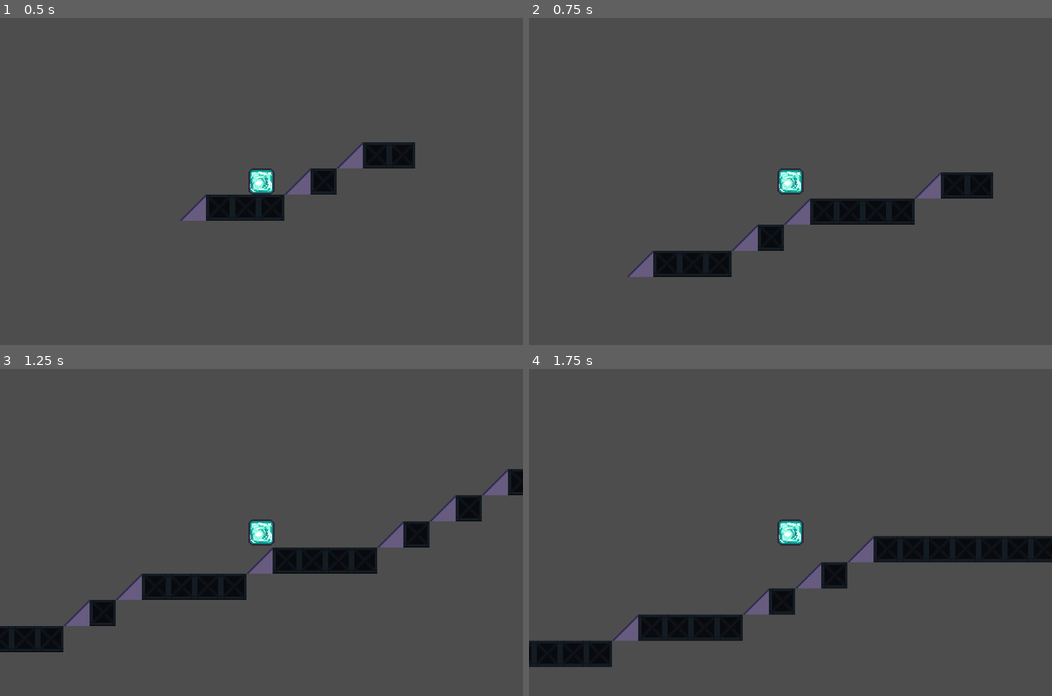
Above: before the commit, frames 1-4 (two rows, left to right).
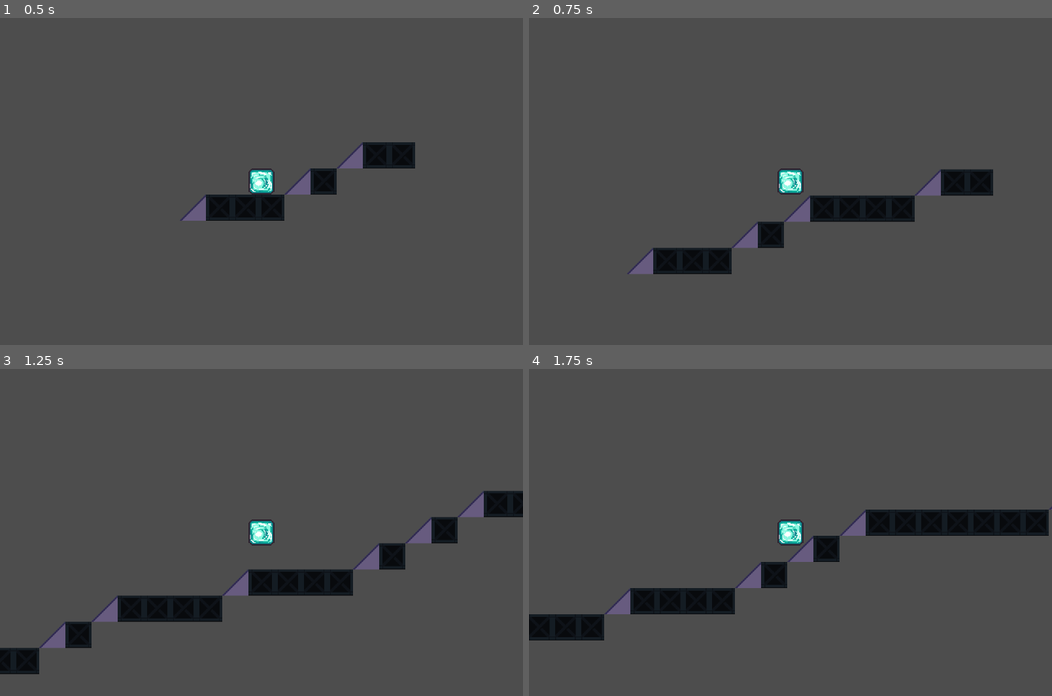
Above: after the commit, the same moments.

Repository: tiffanywortham/chudimo-kart
Game: Godot game, scene res://scenes/game.tscn
Same seed, same stepped clock (60 frames per second), same inputs: the game is played once before the commit and once after it.
Inputs:
- Up to frame 1 (0.5 s): no input
- Up to frame 2 (0.75 s): tap Enter (ui_accept) at 0.5, 0.6 s
- Up to frame 3 (1.25 s): tap Enter (ui_accept) at 0.77, 1.07 s
- Up to frame 4 (1.75 s): tap Enter (ui_accept) at 1.35, 1.52 s

Frame 1 is identical in both runs. In frame 2, 1.4% of the frame differs, in the area x 18-89%, y 46-80%; in frame 3, 11%; in frame 4, 15%, in the area x 0-100%, y 42-92%.

Commit message:
initial implemenation of varible jump NEEDS WORK

Diff:
--- a/scenes/character_body_2d.gd
+++ b/scenes/character_body_2d.gd
@@ -1,18 +1,19 @@
 extends CharacterBody2D
 
-
-const SPEED = 300.0
-const JUMP_VELOCITY = -400.0
-
+const SPEED = 200
+const JUMP_VELOCITY = -600.0
 
 func _physics_process(delta: float) -> void:
+	velocity.x = 400
 	# Add the gravity.
 	if not is_on_floor():
 		velocity += get_gravity() * delta
-	velocity.x = 400
 
 	# Handle jump.
 	if Input.is_action_just_pressed("ui_accept") and is_on_floor():
 		velocity.y = JUMP_VELOCITY
 
+	if Input.is_action_just_released("ui_accept") and velocity.y < 0:
+		velocity.y *= 0.5
+
 	move_and_slide()
--- a/scenes/game.gd
+++ b/scenes/game.gd
@@ -39,6 +39,9 @@
 			spawn_fr(Vector2(lastBlockLocation.x + 32, lastBlockLocation.y))
 			lastBlockLocation.x += 32
 
+const JUMP_VELOCITY = -400.0
+const GRAVITY = 980.0
+
 func _ready():
 	var timer = Timer.new()
 	add_child(timer)
